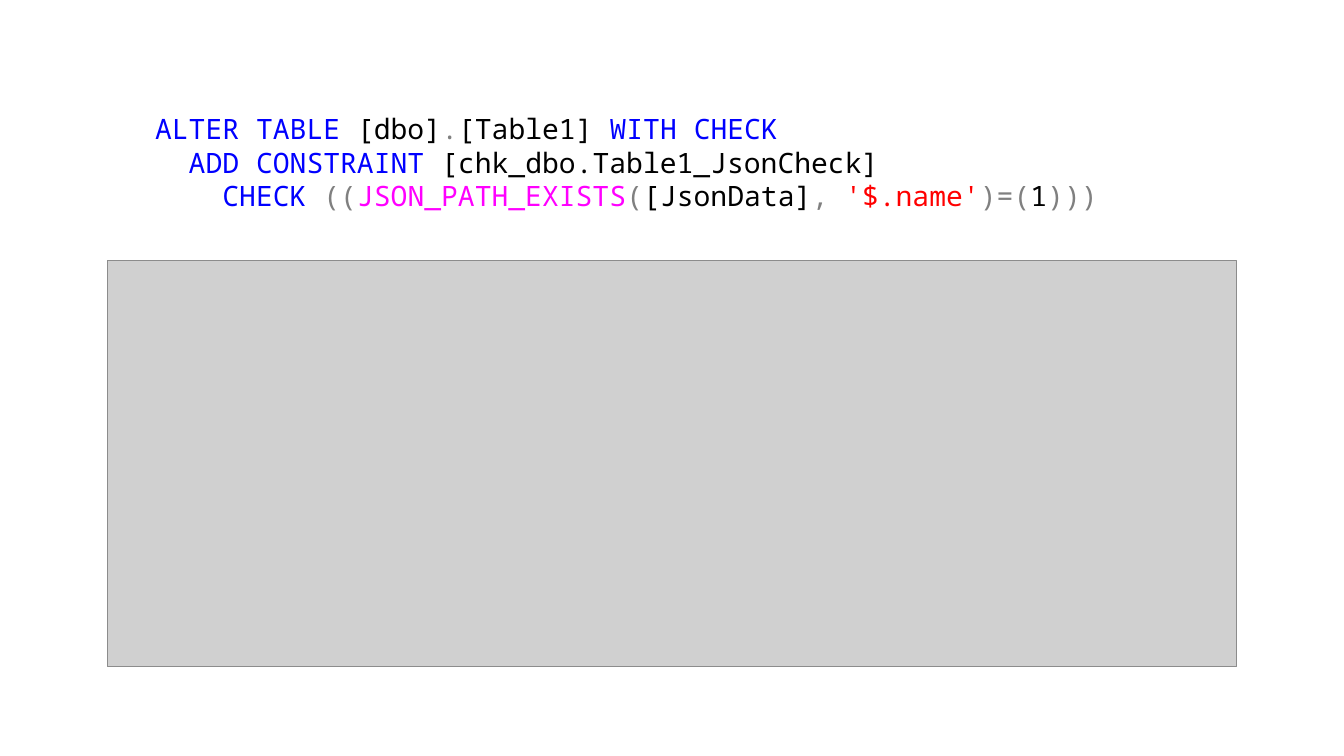
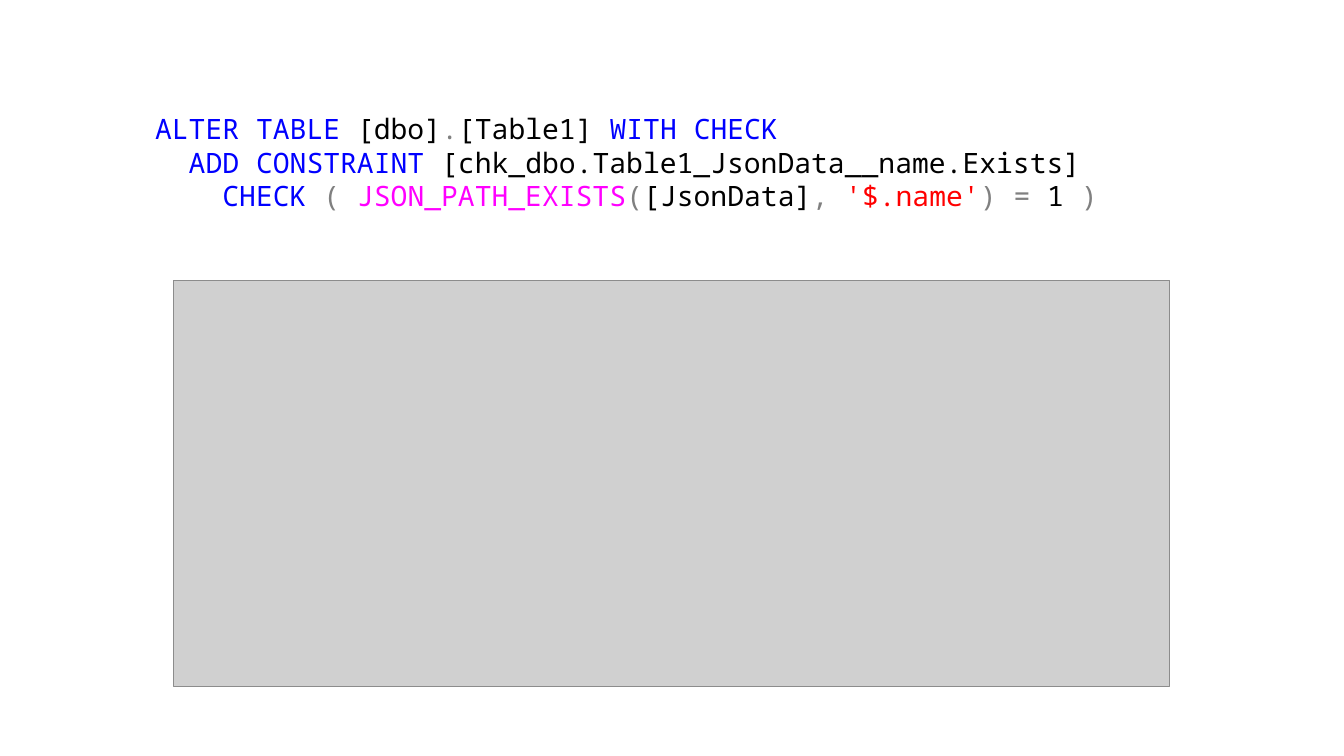
Before and after one commit to jbfoushee/MyPresentations, a slide deck: slide 36 of TSQL_JSON_Operators/TSQL_JSON_Operators.pptx. Drawn at 1344x756 pixels with LibreOffice and Linux fonts; fonts in the diff are those of the drawing; grey boxes stand for pictures. Boxes give left, top, right and bottom in pixels: in the first picture for what was removed or moved away, otherwise in the second. Text is boxed around its words. In the diff, an @@ line names an element or a change of style, - is before the commit and + after.

```diff
--- a/TSQL_JSON_Operators/TSQL_JSON_Operators.pptx
+++ b/TSQL_JSON_Operators/TSQL_JSON_Operators.pptx
@@ text at bbox=[189, 151, 1080, 211]: text changed @@
-ADD CONSTRAINT [chk_dbo.Table1_JsonCheck]
-CHECK ((JSON_PATH_EXISTS([JsonData], '$.name')=(1)))
+ADD CONSTRAINT [chk_dbo.Table1_JsonData__name.Exists]
+CHECK ( JSON_PATH_EXISTS([JsonData], '$.name') = 1 )
@@ picture: place and size @@
-picture at bbox=[107, 261, 1237, 667]
+picture at bbox=[174, 280, 1171, 687]
```
Also in this commit, not shown: 5 other slides changed, 1 slide added, 2 other files.
